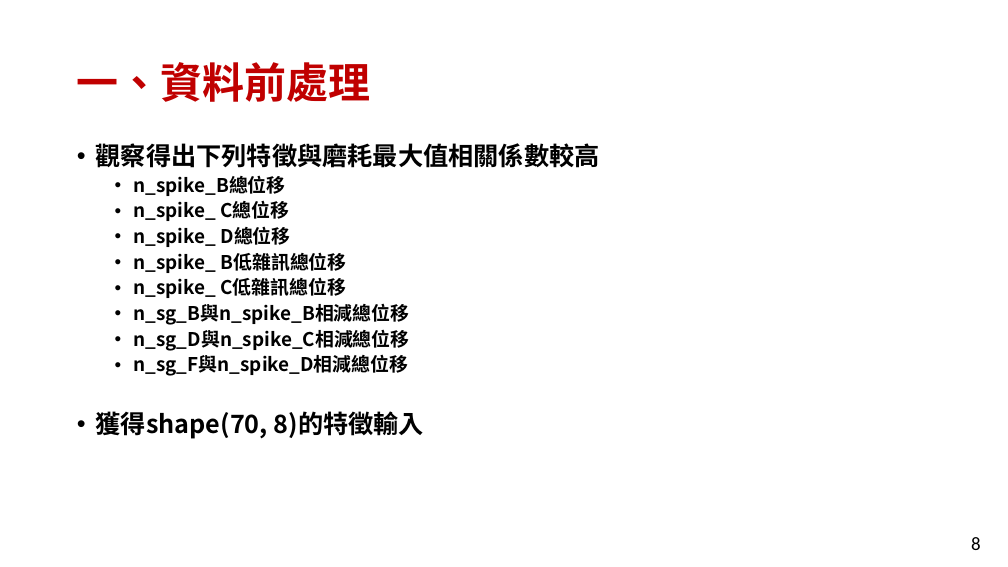
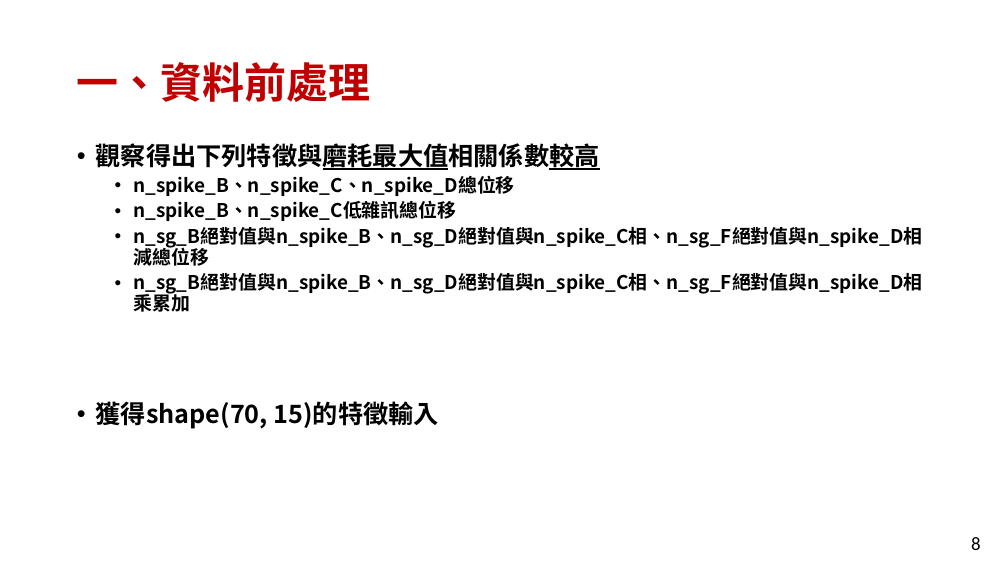
Before and after one commit to FuJasmine/imbd2022final, a slide deck: slide 8 of imbd2022final-ProjectB/111052_projectB_report.pptx. Drawn at 1008x567 pixels with LibreOffice and Linux fonts; fonts in the diff are those of the drawing. Boxes give left, top, right and bottom in pixels: in the first picture for what was removed or moved away, otherwise in the second. Text is boxed around its words. In the diff, an @@ line names an element or a change of style, - is before the commit and + after.

```diff
--- a/imbd2022final-ProjectB/111052_projectB_report.pptx
+++ b/imbd2022final-ProjectB/111052_projectB_report.pptx
@@ text at (x1=96, y1=143, x2=600, y2=170): underline on in "觀察得出下列特徵與磨耗最大值相關係數較高" @@
@@ text at (x1=96, y1=175, x2=923, y2=429): text changed @@
-  • n_spike_B總位移
-  • n_spike_ C總位移
-  • n_spike_ D總位移
-  • n_spike_ B低雜訊總位移
-  • n_spike_ C低雜訊總位移
-  • n_sg_B與n_spike_B相減總位移
-  • n_sg_D與n_spike_C相減總位移
-  • n_sg_F與n_spike_D相減總位移
-• 獲得shape(70, 8)的特徵輸入
+  • n_spike_B、n_spike_C、n_spike_D總位移
+  • n_spike_B、n_spike_C低雜訊總位移
+  • n_sg_B絕對值與n_spike_B、n_sg_D絕對值與n_spike_C相、n_sg_F絕對值與n_spike_D相減總位移
+  • n_sg_B絕對值與n_spike_B、n_sg_D絕對值與n_spike_C相、n_sg_F絕對值與n_spike_D相乘累加
+• 獲得shape(70, 15)的特徵輸入
```
Also in this commit, not shown: 2 other slides changed, 11 other files.
